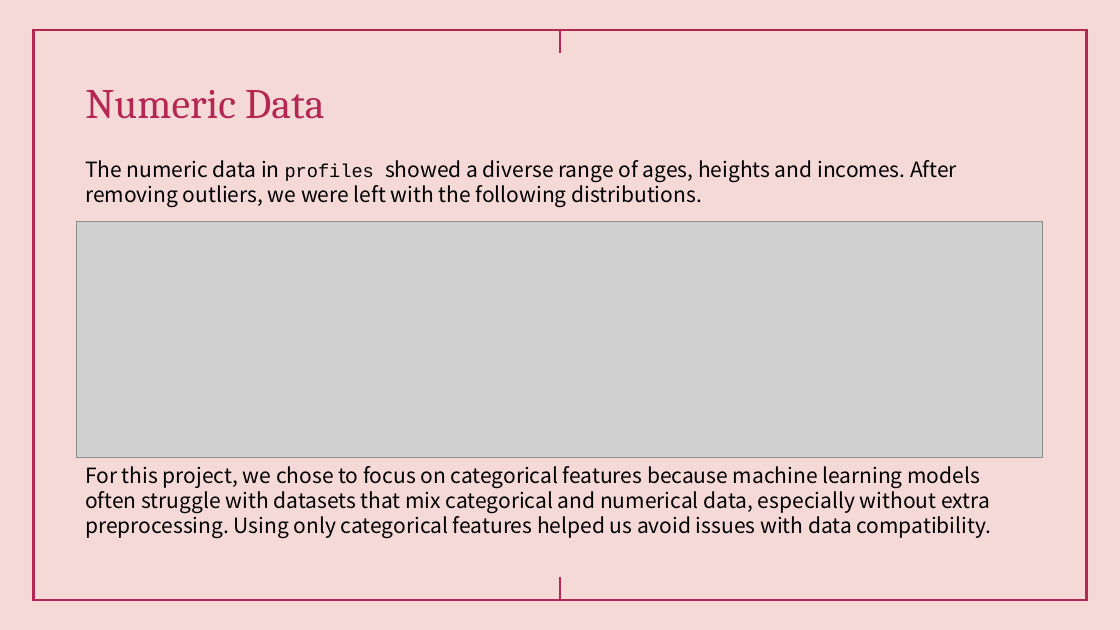
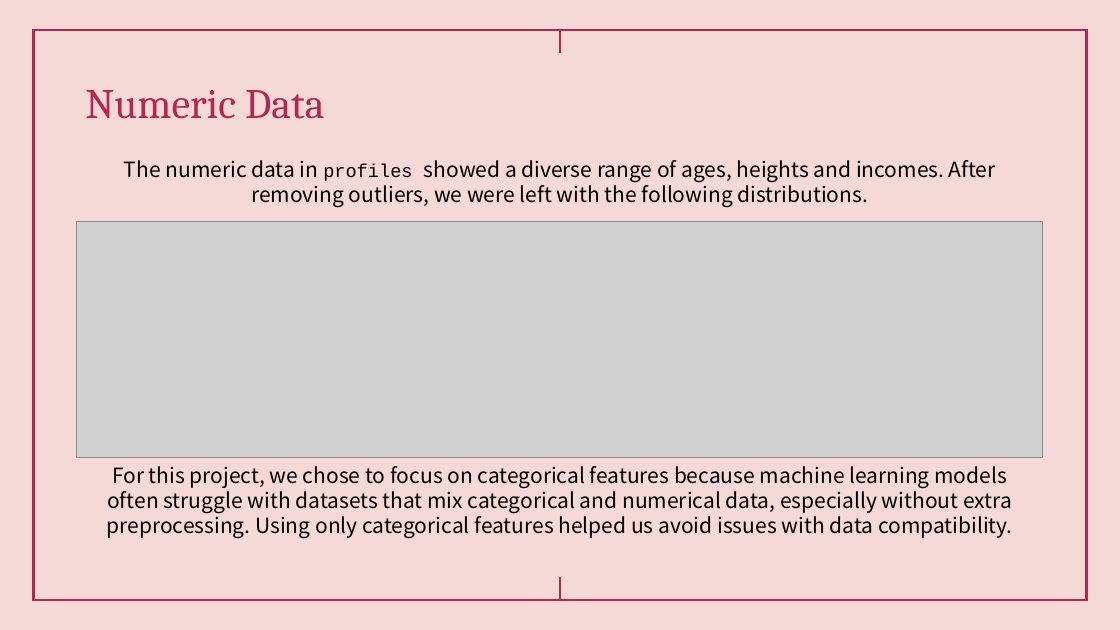
Before and after one commit to FaatimahMajothi98/OKCupid-Machine-Learning-Portfolio-Project, a slide deck: slide 8 of OKCupid-Date-A-Scientist-Starter/OKCupid – Machine Learning Analysis.pptx. Drawn at 1120x630 pixels with LibreOffice and Linux fonts; fonts in the diff are those of the drawing; grey boxes stand for pictures. Boxes give left, top, right and bottom in pixels: in the first picture for what was removed or moved away, otherwise in the second. Text is boxed around its words. In the diff, an @@ line names an element or a change of style, - is before the commit and + after.

```diff
--- a/OKCupid-Date-A-Scientist-Starter/OKCupid – Machine Learning Analysis.pptx
+++ b/OKCupid-Date-A-Scientist-Starter/OKCupid – Machine Learning Analysis.pptx
@@ text "The numeric data in profiles ..." at [124, 160, 996, 207]: alignment left to centre @@
@@ text "For this project, we chose ..." at [107, 466, 1013, 538]: alignment left to centre @@
```
Also in this commit, not shown: 2 other slides changed, 4 slides added, 2 slides removed, 1 other file.
